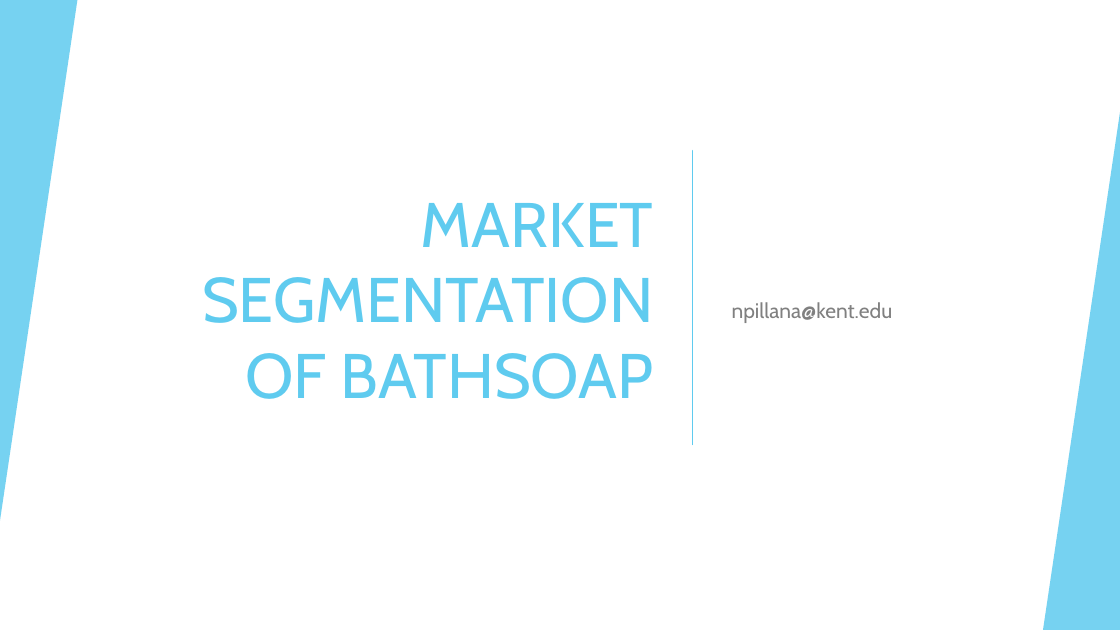
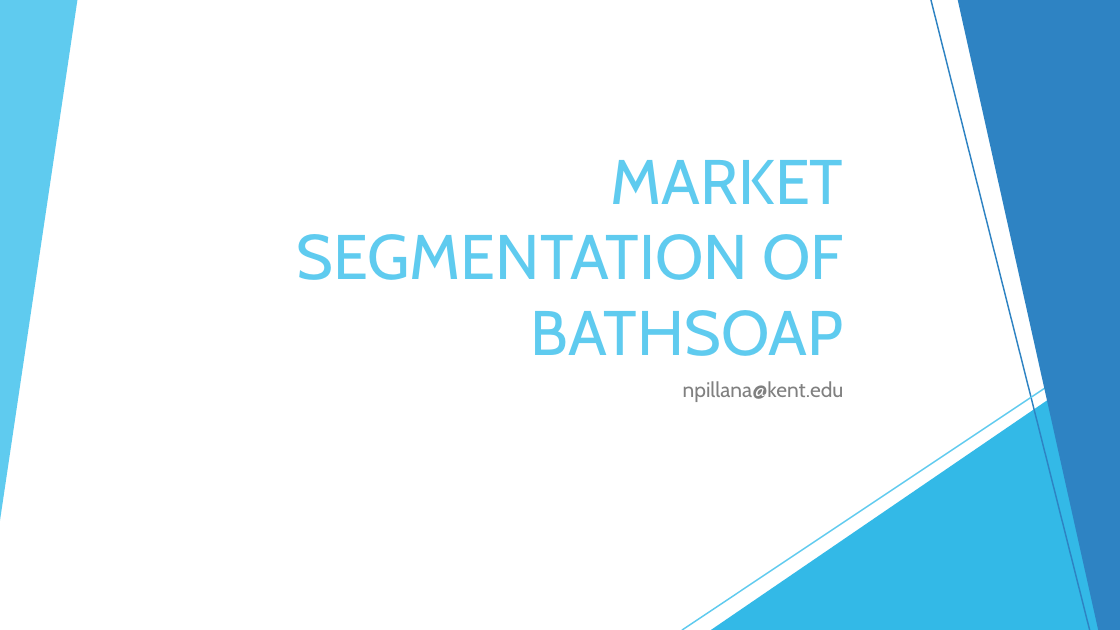
Before and after one commit to Niharika695/64060---npillana--assignment-2, a slide deck: slide 1 of Final Exam/MARKET SEGMENTATION OF BATHSOAP.pptx. Drawn at 1120x630 pixels with LibreOffice and Linux fonts; fonts in the diff are those of the drawing. Boxes give left, top, right and bottom in pixels: in the first picture for what was removed or moved away, otherwise in the second. Text is boxed around its words. In the diff, an @@ line names an element or a change of style, - is before the commit and + after.

```diff
--- a/Final Exam/MARKET SEGMENTATION OF BATHSOAP.pptx
+++ b/Final Exam/MARKET SEGMENTATION OF BATHSOAP.pptx
@@ triangle at [0, 0, 77, 521]: fill #5FCBEF at 85% opacity to #5FCBEF @@
@@ line added from (931, 0) to (1090, 630), #2E83C3 1.25 pt @@
@@ freeform shape added at [958, 0, 1120, 630], fill #2E83C3 @@
@@ triangle removed at [1043, 112, 1120, 630] @@
@@ title "MARKET SEGMENTATION OF BATHSOAP": place and size @@
-title "MARKET SEGMENTATION OF BATHSOAP" at [202, 203, 654, 399]
+title "MARKET SEGMENTATION OF BATHSOAP" at [297, 160, 844, 356]
@@ title "MARKET SEGMENTATION OF BATHSOAP" at [297, 160, 844, 356]: vertical alignment middle to bottom @@
@@ line removed from (692, 150) to (692, 444) @@
@@ line added from (1120, 339) to (682, 630), #5FCBEF 1.25 pt @@
@@ triangle added at [711, 351, 1120, 630], fill #17B0E4 at 88% opacity @@
@@ subtitle "npillana@kent.edu": place and size @@
-subtitle "npillana@kent.edu" at [732, 302, 893, 323]
+subtitle "npillana@kent.edu" at [683, 381, 844, 402]
@@ subtitle "npillana@kent.edu" at [683, 381, 844, 402]: alignment left to right; vertical alignment middle to top @@
```
Also in this commit, not shown: 2 other slides changed.
